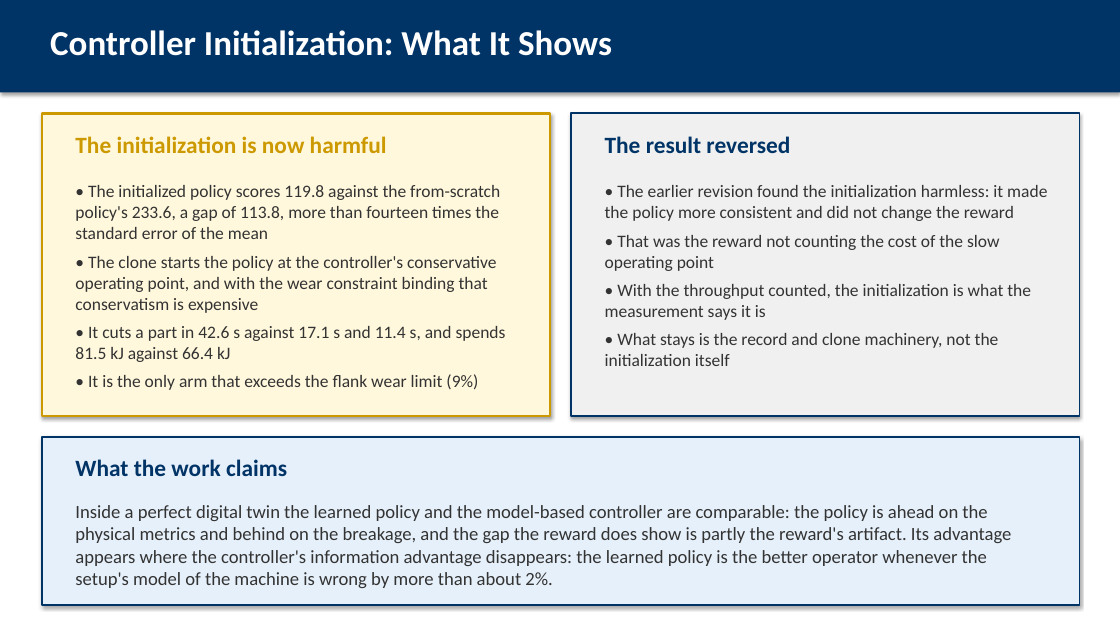
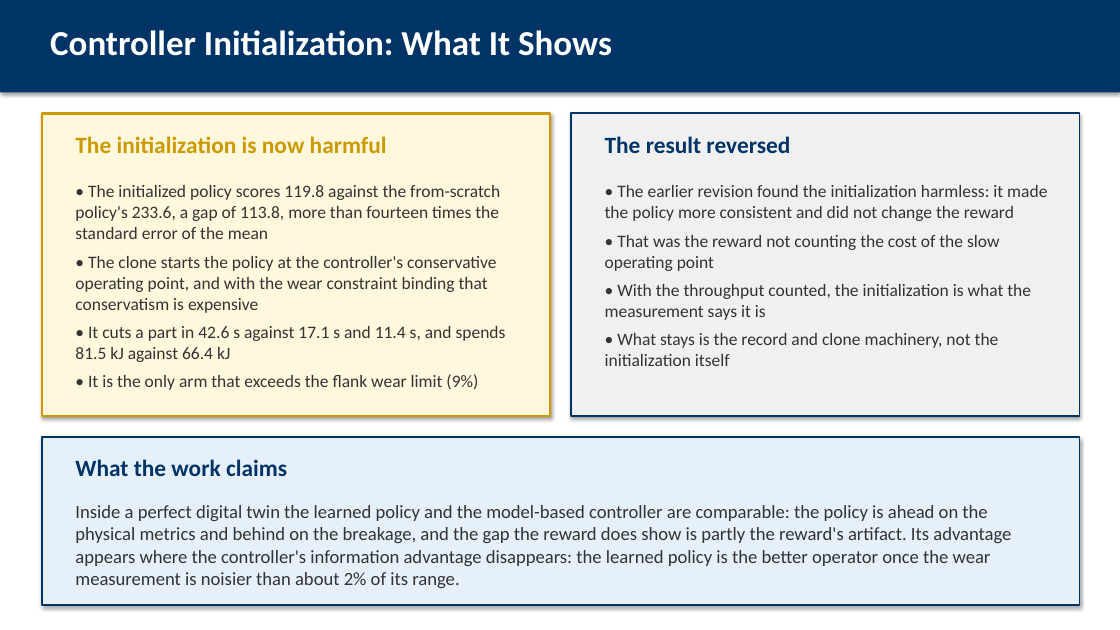
Before and after one commit to AbhinandIITM/AI-in-Mfg, a slide deck: slide 24 of report/presentation.pptx. Drawn at 1120x630 pixels with LibreOffice and Linux fonts; fonts in the diff are those of the drawing. Boxes give left, top, right and bottom in pixels: in the first picture for what was removed or moved away, otherwise in the second. Text is boxed around its words. In the diff, an @@ line names an element or a change of style, - is before the commit and + after.

Commit message:
docs: the rebuilt deck

```diff
--- a/report/presentation.pptx
+++ b/report/presentation.pptx
@@ text at box(75, 505, 1011, 588): text changed @@
-Inside a perfect digital twin the learned policy and the model-based controller are comparable: the policy is ahead on the physical metrics and behind on the breakage, and the gap the reward does show is partly the reward's artifact. Its advantage appears where the controller's information advantage disappears: the learned policy is the better operator whenever the setup's model of the machine is wrong by more than about 2%.
+Inside a perfect digital twin the learned policy and the model-based controller are comparable: the policy is ahead on the physical metrics and behind on the breakage, and the gap the reward does show is partly the reward's artifact. Its advantage appears where the controller's information advantage disappears: the learned policy is the better operator once the wear measurement is noisier than about 2% of its range.
```
Also in this commit, not shown: 4 other files.
